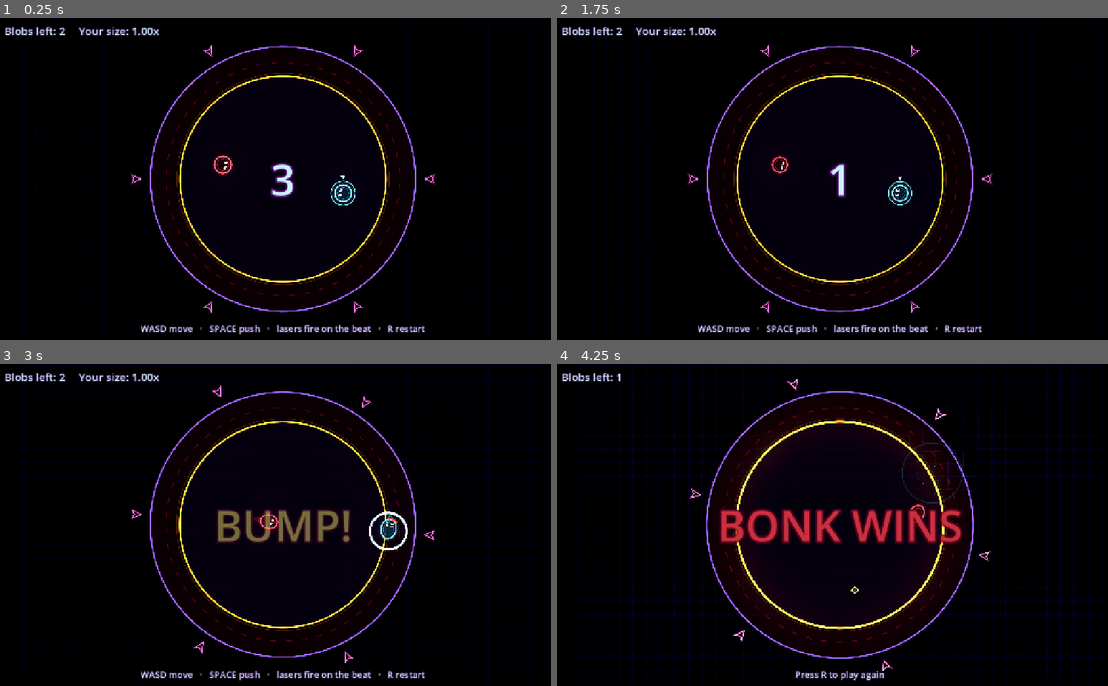
Above: before the commit, frames 1-4 (two rows, left to right).
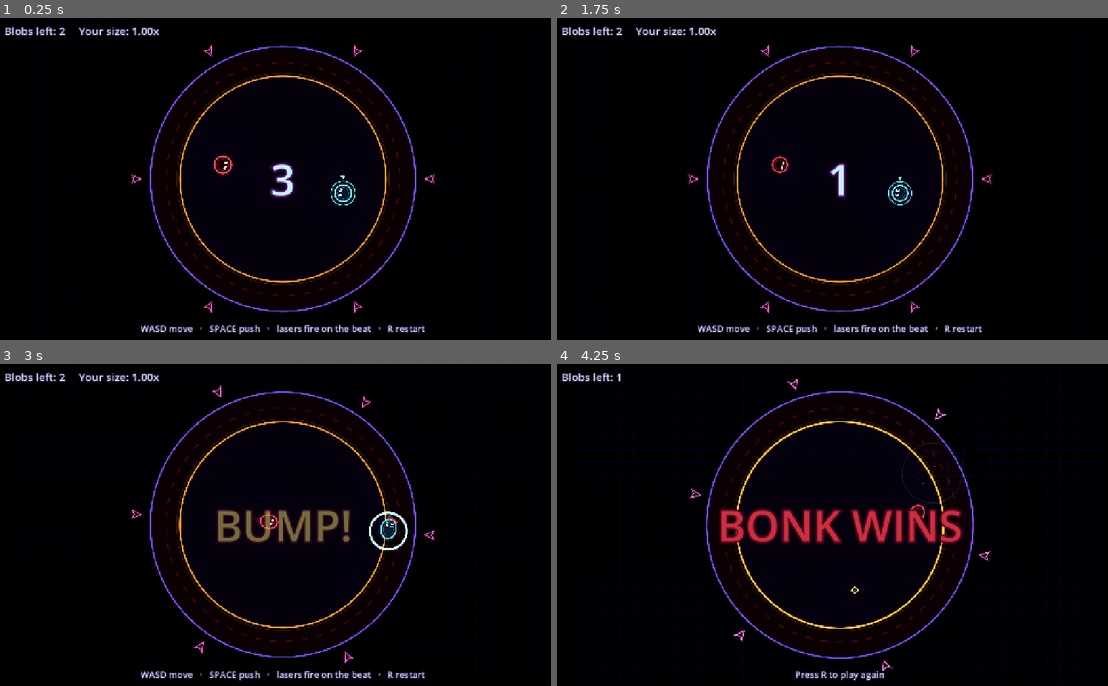
Above: after the commit, the same moments.

Repository: mrjkey/blobs
Game: Godot game, scene res://neon.tscn
Two runs of this game, one before a commit and one after it. Both use one fixed random seed, a clock stepped at 60 frames per second and the inputs below. This scene is started directly instead of the project's main scene.
Inputs:
- Up to frame 1 (0.25 s): no input
- Up to frame 2 (1.75 s): hold D (move_right) 0.53-1.28 s; tap Space (push) at 0.6, 1.35 s; hold S (move_down) from 1.28 s (still down)
- Up to frame 3 (3 s): release S (move_down) at 2.03 s; hold D (move_right) 2.03-2.78 s; tap J at 2.1 s; tap Space (push) at 2.3, 2.85 s; hold W (move_up) from 2.78 s (still down)
- Up to frame 4 (4.25 s): release W (move_up) at 3.53 s; hold A (move_left) from 3.53 s (still down); tap Space (push) at 3.6 s

The runs differ from the first frame. In frame 1, 1.7% of the frame differs, in the area x 23-79%, y 8-92%; in frame 2, 1.6%; in frame 3, 1.8%; in frame 4, 1.9%, in the area x 24-79%, y 4-96%.

Commit message:
better config for neon

Diff:
--- a/scripts/neon/neon_blob.gd
+++ b/scripts/neon/neon_blob.gd
@@ -6,6 +6,7 @@
 
 
 static func hdr(c: Color, k: float, a: float = 1.0) -> Color:
+	k *= NT.BRIGHTNESS
 	return Color(c.r * k, c.g * k, c.b * k, a)
 
 
--- a/scripts/neon/neon_fx.gd
+++ b/scripts/neon/neon_fx.gd
@@ -1,6 +1,8 @@
 extends "res://scripts/fx.gd"
 ## Neon particles: glowing streaks along their velocity instead of dots,
 ## and over-bright shockwave rings so they bloom.
+
+const NT = preload("res://scripts/neon/neon_tuning.gd")
 
 
 func _draw() -> void:
@@ -9,12 +11,12 @@
 		var e := 1.0 - pow(1.0 - t, 3.0)
 		var r := lerpf(w["from"], w["to"], e)
 		var c: Color = w["color"]
-		var k := 2.5 * (1.0 - t)
+		var k := 2.5 * (1.0 - t) * NT.BRIGHTNESS
 		draw_arc(w["pos"], r, 0.0, TAU, 64, Color(c.r * k, c.g * k, c.b * k, 1.0 - t), 6.0 * (1.0 - t) + 1.0, true)
 	for p in _parts:
 		var k: float = p["life"] / p["max"]
 		var c: Color = p["color"]
 		var pos: Vector2 = p["pos"]
 		var v: Vector2 = p["vel"]
-		var glow := 1.0 + 2.0 * k
+		var glow := (1.0 + 2.0 * k) * NT.BRIGHTNESS
 		draw_line(pos, pos - v * 0.045, Color(c.r * glow, c.g * glow, c.b * glow, k), maxf(p["size"] * 0.6 * k, 1.0), true)
--- a/scripts/neon/neon_game.gd
+++ b/scripts/neon/neon_game.gd
@@ -23,6 +23,7 @@
 
 
 static func hdr(c: Color, k: float, a: float = 1.0) -> Color:
+	k *= NT.BRIGHTNESS
 	return Color(c.r * k, c.g * k, c.b * k, a)
 
 
@@ -300,7 +301,7 @@
 			draw_line(pts[i - 1], pts[i], hdr(b.color, 1.5, 0.35 * f), maxf(b.radius * 1.3 * f, 1.0), true)
 
 	# Ring edge thumps with the kick drum.
-	draw_arc(Vector2.ZERO, T.RING_RADIUS, 0.0, TAU, 128, hdr(NT.RING_COLOR, 1.6 + 1.6 * k), 4.0 + 2.0 * k, true)
+	draw_arc(Vector2.ZERO, T.RING_RADIUS, 0.0, TAU, 128, hdr(NT.RING_COLOR, NT.RING_GLOW + NT.RING_PULSE * k), 4.0 + NT.RING_PULSE_WIDTH * k, true)
 	draw_arc(Vector2.ZERO, T.RING_RADIUS + 9.0, 0.0, TAU, 128, hdr(NT.RING_COLOR, 0.8, 0.35), 1.5, true)
 
 	# Wall, flashing where it was hit.
--- a/scripts/neon/neon_grid.gd
+++ b/scripts/neon/neon_grid.gd
@@ -81,5 +81,5 @@
 
 func _line_color(base: Color, dim: float, stretch: float) -> Color:
 	# Stretched parts of the grid light up past the glow threshold.
-	var k := dim + minf(stretch / 18.0, 2.2)
+	var k := (dim + minf(stretch / 18.0, 2.2)) * NT.BRIGHTNESS
 	return Color(base.r * k, base.g * k, base.b * k, clampf(0.35 + stretch / 20.0, 0.35, 1.0))
--- a/scripts/neon/neon_tuning.gd
+++ b/scripts/neon/neon_tuning.gd
@@ -5,7 +5,8 @@
 # --- Glow --------------------------------------------------------------------
 # Anything drawn brighter than GLOW_THRESHOLD blooms. Neon colours are drawn at
 # 1.5x-3x brightness on purpose; see hdr() in neon_game.gd.
-const GLOW_INTENSITY := 0.9
+const BRIGHTNESS := 0.75            # master dimmer for every neon colour (1.0 = original)
+const GLOW_INTENSITY := 0.9        # size/strength of the bloom halo around bright things
 const GLOW_STRENGTH := 1.0
 const GLOW_THRESHOLD := 0.95
 const BLOB_GLOW := 2.4             # brightness of blob outlines
@@ -24,6 +25,9 @@
 const BPM := 128.0
 const MUSIC_DB := -9.0
 const BEAT_PULSE := 0.008          # camera zoom thump on every kick
+const RING_GLOW := 1.4            # ring edge brightness between beats (was 1.6)
+const RING_PULSE := 0.6           # extra ring brightness on each kick (was 1.6; 0 = no pulse)
+const RING_PULSE_WIDTH := 1.0     # extra ring line width on each kick (was 2.0)
 
 # --- Lasers ------------------------------------------------------------------
 const TURRET_COUNT := 6
